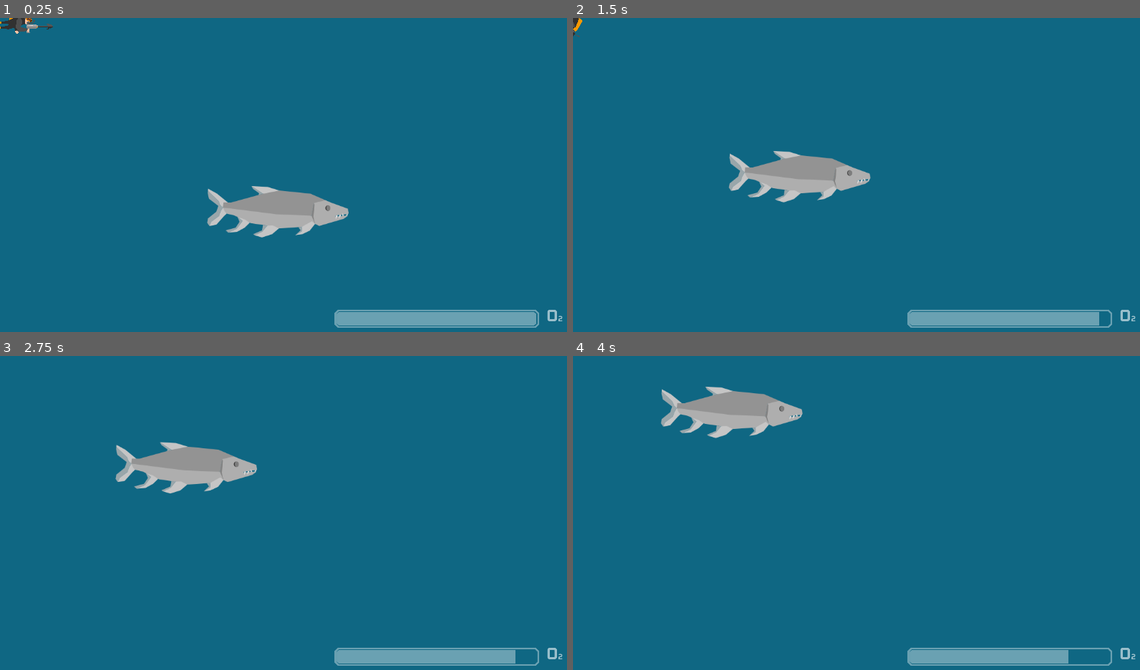
Above: before the commit, frames 1-4 (two rows, left to right).
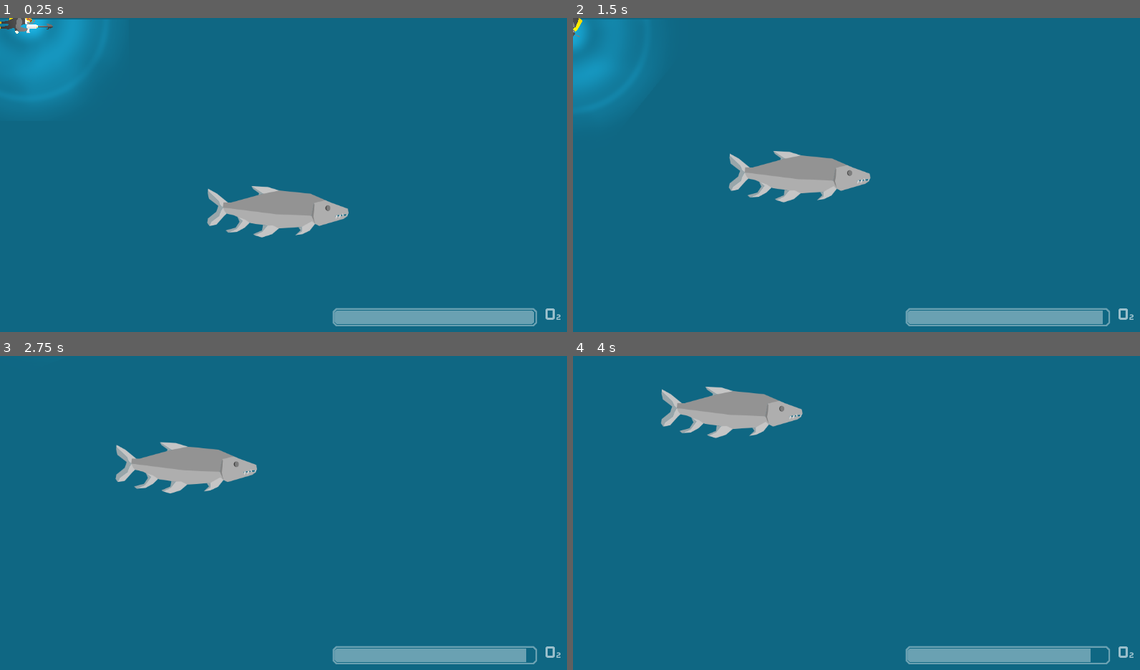
Above: after the commit, the same moments.

Repository: c1ayer/Game-Jam-Jan-2025
Game: Godot game, scene res://scenes/Game.tscn
The game is run twice, just before and just after one commit, with the same random seed, the same clock (stepped at 60 frames per second) and the same inputs.
Inputs:
- Up to frame 1 (0.25 s): no input
- Up to frame 2 (1.5 s): hold D (move_right) 0.53-1.28 s; hold Space (shoot) 0.53-1.28 s; hold S (move_down) from 1.28 s (still down); tap Space (shoot) at 1.35 s
- Up to frame 3 (2.75 s): release S (move_down) at 2.03 s; hold D (move_right) from 2.03 s (still down); hold Space (shoot) from 2.03 s (still down)
- Up to frame 4 (4 s): release D (move_right) at 2.78 s; release Space (shoot) at 2.78 s; hold W (move_up) 2.78-3.53 s; tap Space (shoot) at 2.85 s; hold A (move_left) from 3.53 s (still down); hold Space (shoot) from 3.53 s (still down)

The runs differ from the first frame. In frame 1, 5.0% of the frame differs, in the area x 0-100%, y 0-99%; in frame 2, 3.7%; in frame 3, 0.9%; in frame 4, 1.0%.

Commit message:
Light and Dark Update

Diff:
--- a/michael-bubble/scenes/Game.tscn
+++ b/michael-bubble/scenes/Game.tscn
@@ -1,10 +1,11 @@
-[gd_scene load_steps=6 format=3 uid="uid://6wtou0qqkt7j"]
+[gd_scene load_steps=7 format=3 uid="uid://6wtou0qqkt7j"]
 
 [ext_resource type="Script" path="res://scripts/game_manager.gd" id="1_hm51x"]
 [ext_resource type="PackedScene" uid="uid://dc26m67p27iqs" path="res://scenes/bubble_spawner.tscn" id="2_o7f3j"]
 [ext_resource type="PackedScene" uid="uid://caa51017re5wo" path="res://scenes/player.tscn" id="3_8o8ob"]
 [ext_resource type="PackedScene" uid="uid://cqsxdd5gnrgrt" path="res://scenes/oxygen_bar.tscn" id="4_g3q1a"]
 [ext_resource type="PackedScene" uid="uid://ogmoyrrhwah" path="res://scenes/tigerfish.tscn" id="5_6oyh1"]
+[ext_resource type="Texture2D" uid="uid://0y7sgtf21f38" path="res://assets/ocean.PNG" id="6_fssi1"]
 
 [node name="Game" type="Node2D"]
 position = Vector2(0, -4)
@@ -15,11 +16,11 @@
 
 [node name="BubbleSpawner" parent="GameManager" instance=ExtResource("2_o7f3j")]
 
-[node name="OxygenBar" parent="GameManager" instance=ExtResource("4_g3q1a")]
-offset_left = 1156.0
-offset_top = 655.0
-offset_right = 1156.0
-offset_bottom = 655.0
+[node name="CanvasLayer" type="CanvasLayer" parent="GameManager"]
+
+[node name="OxygenBar" parent="GameManager/CanvasLayer" instance=ExtResource("4_g3q1a")]
+light_mask = 0
+visibility_layer = 2
 
 [node name="Player" parent="." instance=ExtResource("3_8o8ob")]
 z_index = 5
@@ -28,6 +29,15 @@
 [node name="CharacterBody2D" parent="." instance=ExtResource("5_6oyh1")]
 position = Vector2(579, 406)
 
-[connection signal="oxygen_bar_increase" from="GameManager" to="GameManager/OxygenBar" method="_on_game_manager_oxygen_bar_increase"]
+[node name="CanvasModulate" type="CanvasModulate" parent="."]
+visible = false
+color = Color(0.0338533, 0.0338533, 0.0338533, 1)
+
+[node name="Sprite2D" type="Sprite2D" parent="."]
+position = Vector2(577.25, 332.25)
+scale = Vector2(4.71633, 6.20476)
+texture = ExtResource("6_fssi1")
+
+[connection signal="oxygen_bar_increase" from="GameManager" to="GameManager/CanvasLayer/OxygenBar" method="_on_game_manager_oxygen_bar_increase"]
 [connection signal="increase_oxygen" from="GameManager/BubbleSpawner" to="GameManager" method="_on_bubble_spawner_increase_oxygen"]
-[connection signal="oxygen_death" from="GameManager/OxygenBar" to="GameManager" method="_on_oxygen_bar_oxygen_death"]
+[connection signal="oxygen_death" from="GameManager/CanvasLayer/OxygenBar" to="GameManager" method="_on_oxygen_bar_oxygen_death"]
--- a/michael-bubble/scenes/death_screen_overlay.tscn
+++ b/michael-bubble/scenes/death_screen_overlay.tscn
@@ -20,6 +20,7 @@
 grow_vertical = 2
 size_flags_horizontal = 4
 text = "You Died!"
+metadata/_edit_use_anchors_ = true
 
 [node name="Button" type="Button" parent="."]
 anchors_preset = 7
@@ -34,5 +35,6 @@
 grow_horizontal = 2
 grow_vertical = 0
 text = "Restart"
+metadata/_edit_use_anchors_ = true
 
 [connection signal="pressed" from="Button" to="." method="_on_button_pressed"]
--- a/michael-bubble/scenes/oxygen_bar.tscn
+++ b/michael-bubble/scenes/oxygen_bar.tscn
@@ -19,6 +19,7 @@
 
 [node name="TextureProgressBar" type="TextureProgressBar" parent="."]
 unique_name_in_owner = true
+light_mask = 0
 layout_mode = 1
 anchors_preset = 3
 anchor_left = 1.0
--- a/michael-bubble/scenes/player.tscn
+++ b/michael-bubble/scenes/player.tscn
@@ -1,8 +1,9 @@
-[gd_scene load_steps=5 format=3 uid="uid://caa51017re5wo"]
+[gd_scene load_steps=6 format=3 uid="uid://caa51017re5wo"]
 
 [ext_resource type="Script" path="res://scripts/character_body_2d.gd" id="1_4o0gx"]
 [ext_resource type="Texture2D" uid="uid://cblqllw6w3y5n" path="res://assets/diver.png" id="2_ebe4k"]
 [ext_resource type="PackedScene" uid="uid://b1m18gkavx7s3" path="res://scenes/harpoon.tscn" id="3_8hnll"]
+[ext_resource type="Texture2D" uid="uid://cdn1e7gamqgdm" path="res://assets/t_flashlightpattern.png" id="4_qxxld"]
 
 [sub_resource type="CapsuleShape2D" id="CapsuleShape2D_qg0bh"]
 radius = 22.0
@@ -30,3 +31,10 @@
 position = Vector2(30, -1)
 scale = Vector2(0.153922, 0.17284)
 texture = ExtResource("2_ebe4k")
+
+[node name="PointLight2D" type="PointLight2D" parent="CharacterBody2D"]
+position = Vector2(56, -6)
+shadow_enabled = true
+shadow_color = Color(0.0392157, 0.0392157, 0.0392157, 1)
+texture = ExtResource("4_qxxld")
+texture_scale = 0.2
--- a/michael-bubble/scenes/tigerfish.tscn
+++ b/michael-bubble/scenes/tigerfish.tscn
@@ -1,10 +1,13 @@
-[gd_scene load_steps=4 format=3 uid="uid://ogmoyrrhwah"]
+[gd_scene load_steps=5 format=3 uid="uid://ogmoyrrhwah"]
 
 [ext_resource type="Script" path="res://scenes/tigerfish.gd" id="1_uju14"]
 [ext_resource type="Texture2D" uid="uid://dwax6j27xftyy" path="res://assets/tigerfish.png" id="2_dwjts"]
 
 [sub_resource type="RectangleShape2D" id="RectangleShape2D_4u5j8"]
 size = Vector2(278, 46)
+
+[sub_resource type="OccluderPolygon2D" id="OccluderPolygon2D_816qg"]
+polygon = PackedVector2Array(-141, -48, -106, -19, -39, -36, -52, -52, -3, -45, 65, -33, 143, -5, 140, 13, 83, 33, 74, 26, 64, 46, 38, 48, 43, 37, 34, 33, -2, 36, -11, 50, -37, 50, -50, 46, -34, 30, -58, 24, -84, 47, -105, 41, -88, 28, -80, 12, -107, 5, -123, 28, -138, 30, -149, 21, -130, 4, -119, -11, -140, -24)
 
 [node name="CharacterBody2D" type="CharacterBody2D"]
 z_index = 2
@@ -19,3 +22,7 @@
 [node name="CollisionShape2D" type="CollisionShape2D" parent="."]
 z_as_relative = false
 shape = SubResource("RectangleShape2D_4u5j8")
+
+[node name="LightOccluder2D" type="LightOccluder2D" parent="."]
+visible = false
+occluder = SubResource("OccluderPolygon2D_816qg")
--- a/michael-bubble/scripts/game_manager.gd
+++ b/michael-bubble/scripts/game_manager.gd
@@ -16,6 +16,7 @@
 	emit_signal("oxygen_bar_increase")
 
 func _on_oxygen_bar_oxygen_death() -> void:
+	Engine.time_scale = 0.2
 	var screen = death_screen.instantiate()
 	screen.connect("button_pressed", _restart_game)
 	add_child(screen)
--- a/michael-bubble/scripts/oxygen_bar.gd
+++ b/michael-bubble/scripts/oxygen_bar.gd
@@ -2,7 +2,7 @@
 
 # Constants can be updated to variable
 var MAX_OXYGEN = 100
-var OXYGEN_DEPLETE_RATE = 5
+var OXYGEN_DEPLETE_RATE = 2
 var OXYGEN_INCREASE_RATE = 20
 # Variables
 var current_oxygen = MAX_OXYGEN
Binary file added: michael-bubble/assets/ocean.PNG
Not shown, added: michael-bubble/assets/ocean.PNG.import
Binary file added: michael-bubble/assets/t_flashlightpattern.png
Not shown, added: michael-bubble/assets/t_flashlightpattern.png.import
